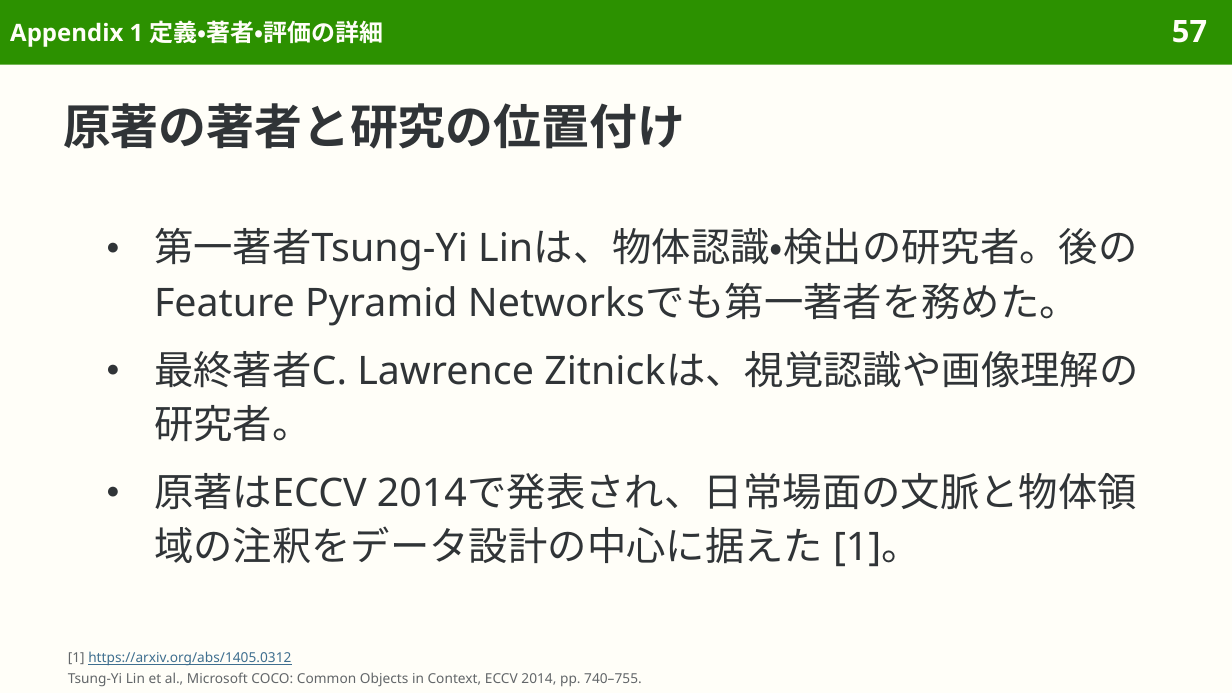
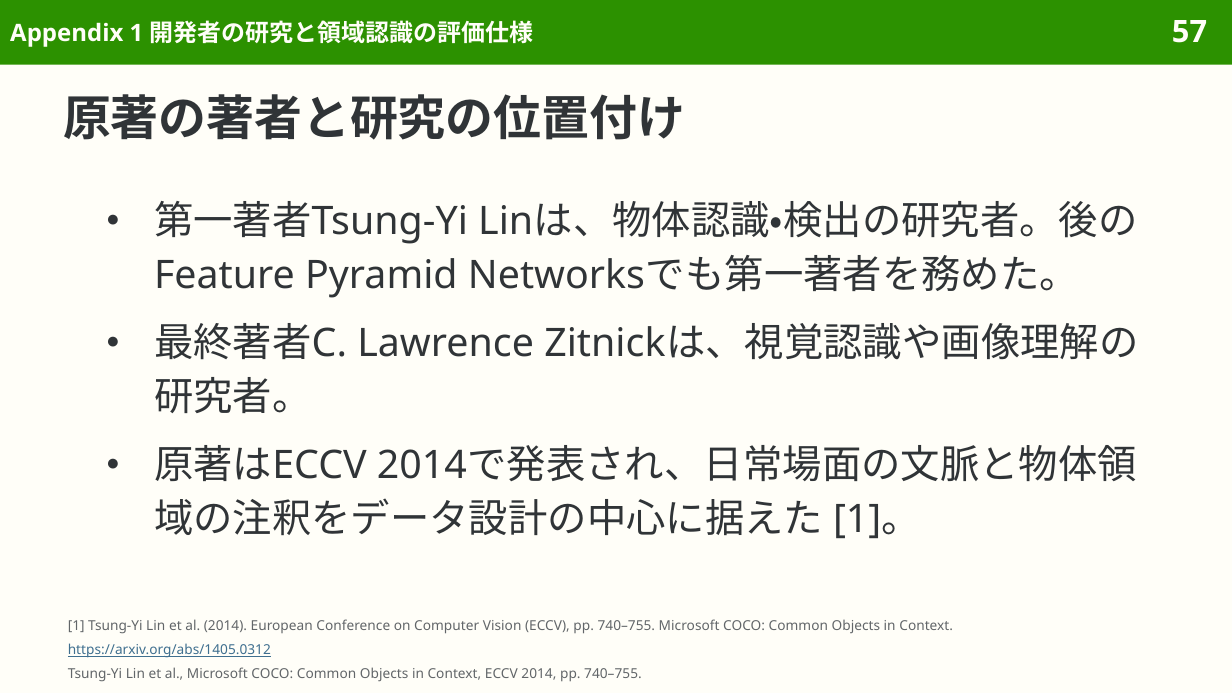
Before and after one commit to sasakiy84/datasets-in-10-minutes, a slide deck: slide 57 of slides/datasets-in-10-minutes-coco.pptx. Drawn at 1232x693 pixels with LibreOffice and Linux fonts; fonts in the diff are those of the drawing. Boxes give left, top, right and bottom in pixels: in the first picture for what was removed or moved away, otherwise in the second. Text is boxed around its words. In the diff, an @@ line names an element or a change of style, - is before the commit and + after.

Commit message:
Add FineWeb slides and refine dataset slide content and layout

```diff
--- a/slides/datasets-in-10-minutes-coco.pptx
+++ b/slides/datasets-in-10-minutes-coco.pptx
@@ title at bbox=[10, 20, 534, 47]: text changed @@
-Appendix 1 定義・著者・評価の詳細
+Appendix 1 開発者の研究と領域認識の評価仕様
@@ title "原著の著者と研究の位置付け" at bbox=[63, 94, 685, 140]: line spacing 1.15 to 1 @@
@@ text "第一著者Tsung-Yi Linは、物体認識・検出の研究者。後のFeature Pyramid Networksでも第一 ...": place and size @@
-text "第一著者Tsung-Yi Linは、物体認識・検出の研究者。後のFeature Pyramid Networksでも第一 ..." at bbox=[154, 228, 1138, 567]
+text "第一著者Tsung-Yi Linは、物体認識・検出の研究者。後のFeature Pyramid Networksでも第一 ..." at bbox=[154, 201, 1138, 539]
@@ text at bbox=[68, 619, 953, 634]: text changed @@
-[1] https://arxiv.org/abs/1405.0312
-Tsung-Yi Lin et al., Microsoft COCO: Common Objects in Context, ECCV 2014, pp. 740–755.
+[1] Tsung-Yi Lin et al. (2014). European Conference on Computer Vision (ECCV), pp. 740–755. Microsoft COCO: Common Objects in Context.
@@ text added at bbox=[68, 643, 271, 658], 8 pt, text #3F6F8F, underline @@
+https://arxiv.org/abs/1405.0312
@@ text added at bbox=[68, 667, 642, 681], 8 pt, text #626669 @@
+Tsung-Yi Lin et al., Microsoft COCO: Common Objects in Context, ECCV 2014, pp. 740–755.
```
Also in this commit, not shown: 82 other slides changed, 14 other files.
